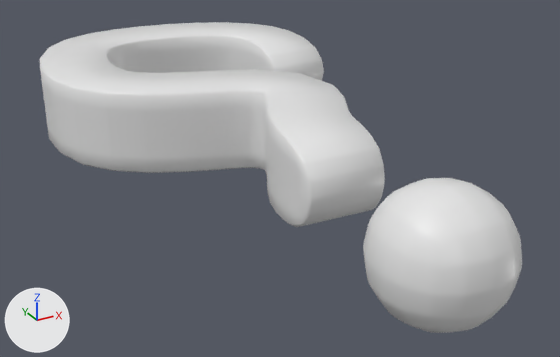
What one commit did to the Blender file Assets/Blender/Blender Files/question_mark.blend.
Rendered twice from a 50 mm camera at (-1.053, -1.166, 0.855) aimed at (0.035, 0.812, -0.133). The lights are fixed; the arrows at lower left show +X, +Y and +Z.

The first picture shows 'question_mark'.
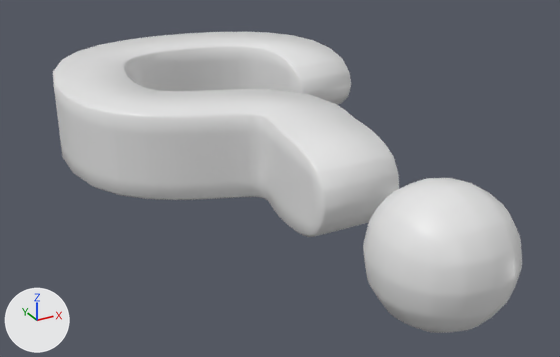
The change, as JSON lines over the scene's bpy script:
```json
{"block": "me_cube", "where": "me_cube.from_pydata(...)  # 26 vertices, 14 faces; spans x -0.59..0.56, y -0.21..2.0, z -0.21..0.21"}
{"block": "me_cube", "where": "# used by ob_question_mark; location = (0.0, 0.0, 0.0)"}
{"block": "me_cube", "change": "me_cube part 1: all 4 vertices in x -0.05..0.07, y 0.92..0.94, z -0.13..0.13 are moved by (-0.12, -0.2, 0.0)"}
{"block": "me_cube", "change": "me_cube part 2: all 10 vertices in x -0.59..0.56, y 1.13..2.0, z -0.13..0.13 are moved by (0.0, -0.2, 0.0)"}
{"block": "me_cube", "change": "me_cube part 3: all 4 vertices in x -0.11, y 0.37..0.67, z -0.13..0.13 are moved by (0.0, -0.07, 0.0)"}
```

Where the change shows, as pixel boxes [x1, y1, x2, y2] in the pictures (560 x 357 px; the box of a moved part takes in the faces that stretch with it):
```json
{"object": "question_mark", "change": "reshaped", "before": [39, 22, 522, 333], "after": [53, 32, 522, 333]}
{"part": 1, "of": "me_cube", "change": "moved or reshaped", "before": [72, 69, 332, 173], "after": [83, 87, 306, 200]}
{"part": 2, "of": "me_cube", "change": "moved or reshaped", "before": [39, 22, 324, 165], "after": [53, 32, 351, 188]}
{"part": 3, "of": "me_cube", "change": "moved or reshaped", "before": [263, 85, 385, 227], "after": [259, 94, 399, 237]}
```
